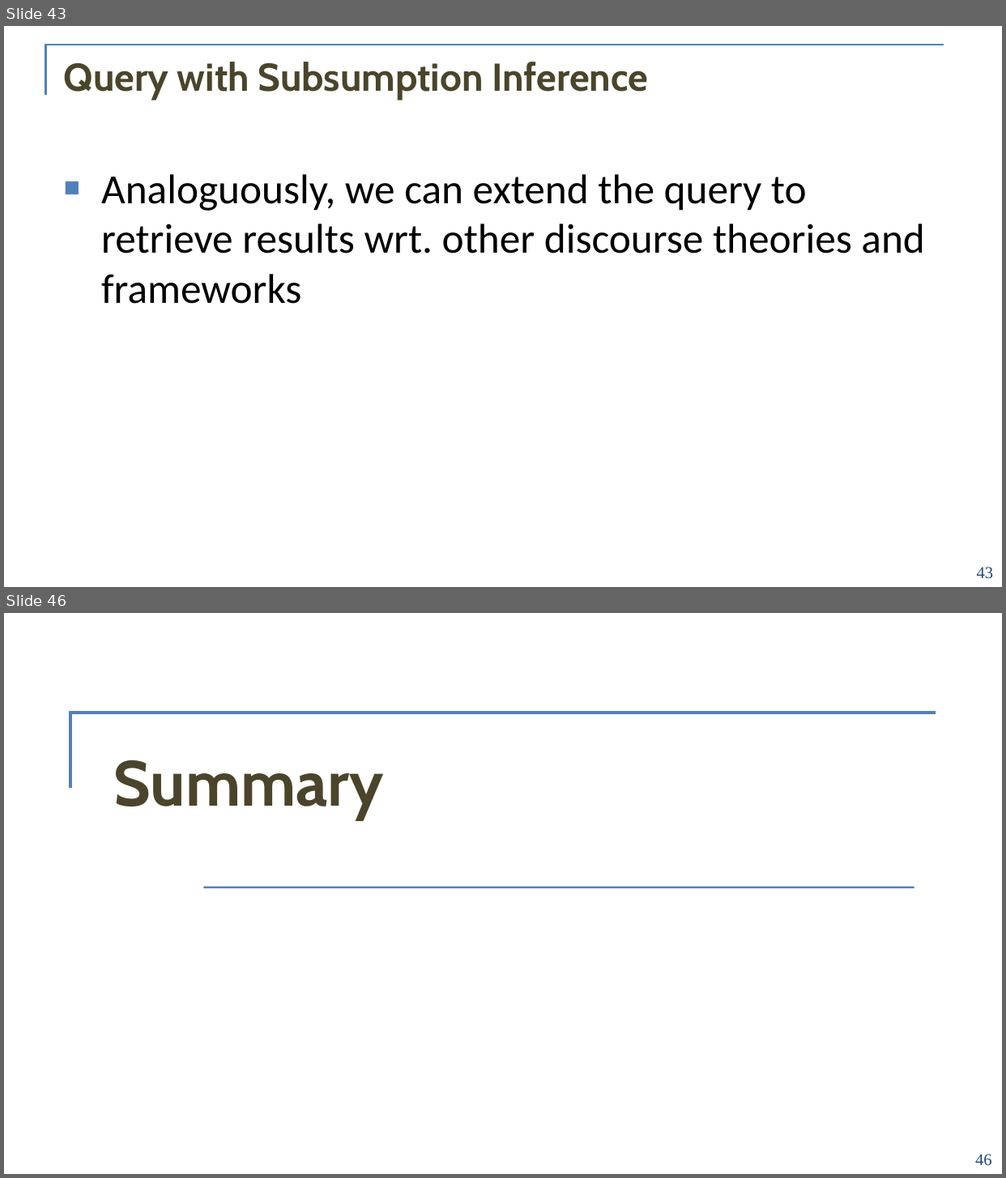
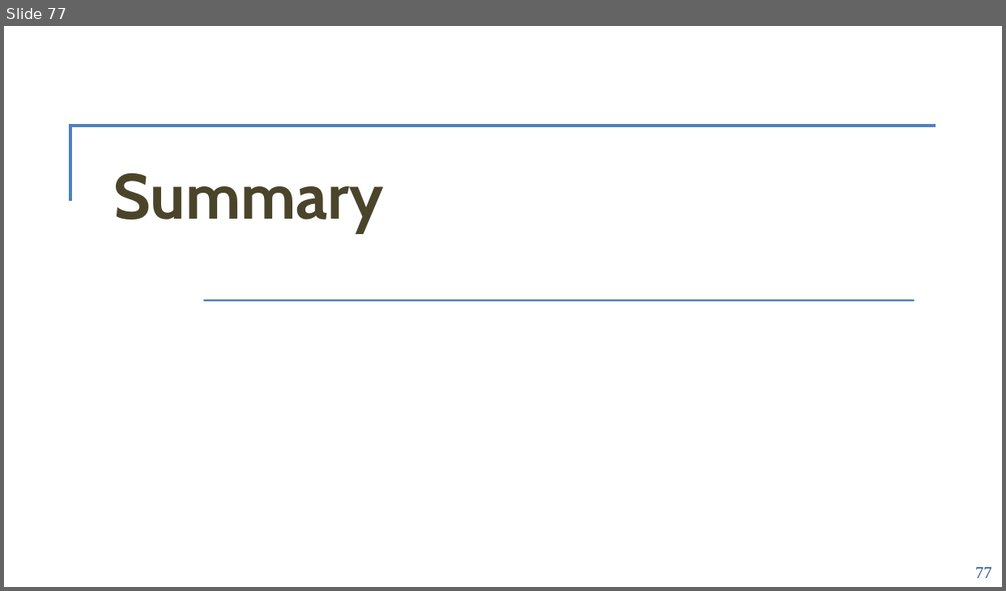
Before and after one commit to acoli-repo/rdf4discourse, a slide deck: doc/vortrag-formatted.pptx. Shown one above the other, each under a label of ours: slides 43 and 46 before the commit, slide 77 after it; the slides between them are not shown. The pictures are 1006x1178 and 1006x591 pixels, drawn with LibreOffice and Linux fonts; fonts in the diff are those of the drawing; background and template pictures are left out. Boxes give left, top, right and bottom in pixels: in the first picture for what was removed or moved away, otherwise in the second. Text is boxed around its words. In the diff, an @@ line names an element or a change of style, - is before the commit and + after.

```diff
--- a/doc/vortrag-formatted.pptx
+++ b/doc/vortrag-formatted.pptx
@@ slide 43 removed at [4,26,1002,587], background #FFFFFF @@
@@ freeform shape removed at [46,45,944,95] @@
@@ title removed at [64,62,648,100] @@
-Query with Subsumption Inference
@@ text removed at [101,174,924,304] @@
-■ Analoguously, we can extend the query to retrieve results wrt. other discourse theories and frameworks
@@ rectangle removed at [529,248,1000,587] @@
@@ page number removed at [977,567,993,579] @@
-43
@@ what was slide 46 is now slide 77 @@
@@ page number at [975,567,991,578]: text changed @@
-46
+77
```
Also in this commit, not shown: 15 slides changed, 40 slides added, 8 other slides removed.
